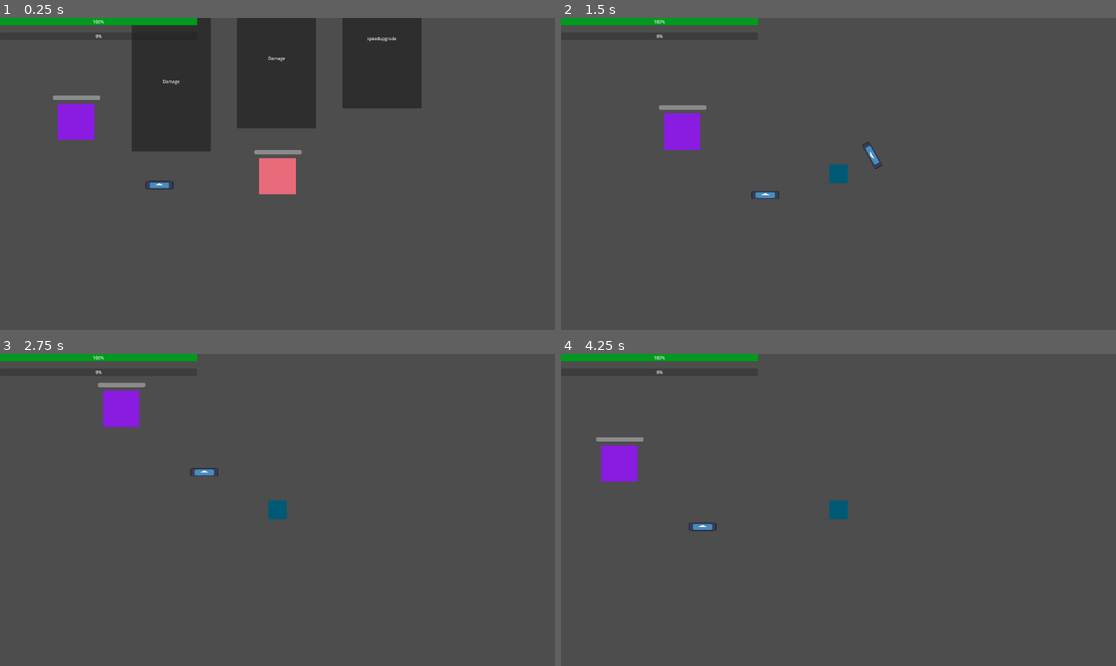
Above: before the commit, frames 1-4 (two rows, left to right).
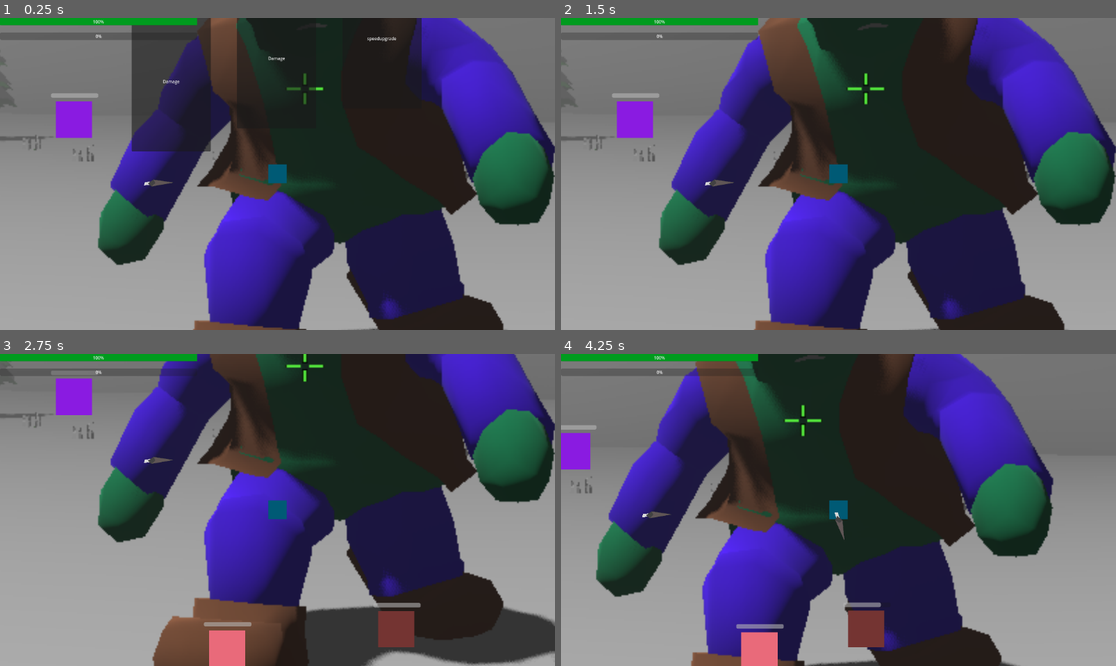
Above: after the commit, the same moments.

Repository: lostlp09/Survival-game
Game: Godot game, scene res://node_2d.tscn
The game is run twice, just before and just after one commit, with the same random seed, the same clock (stepped at 60 frames per second) and the same inputs. The engine's default icon, where the game draws it, is replaced by a stand-in: a white triangle on a blue panel in a dark square.
Inputs:
- Up to frame 1 (0.25 s): no input
- Up to frame 2 (1.5 s): tap Enter at 0.5 s; hold D (right) 0.53-1.25 s; tap Alt at 0.6 s; click "Damage" at 1.25 s
- Up to frame 3 (2.75 s): hold S (backwards) from 2.03 s (still down); tap Shift at 2.1 s
- Up to frame 4 (4.25 s): release S (backwards) at 2.78 s; hold D (right) 2.78-3.53 s; tap Alt at 2.85 s; hold W (forward) from 3.53 s (still down); tap Shift at 3.6 s

The runs differ from the first frame. In frame 1, 85% of the frame differs, in the area x 0-100%, y 0-100%; in frame 2, 98%; in frame 3, 98%; in frame 4, 98%.

Commit message:
bullet  change
added  bullet textures

Diff:
--- a/survival/bulletscript.gd
+++ b/survival/bulletscript.gd
@@ -2,20 +2,24 @@
 @export var  Enemy =  0
 @export var Damage = 20
 @onready var player
-
+var enemyfound = false
 var Xp = preload("res://xp.tscn")
-
+var time = 0
 func _ready() -> void:
 	player = self.get_parent().get_node("Player")
 # Called every frame. 'delta' is the elapsed time since the previous frame.
 func _process(delta: float) -> void:
-
+	time += delta
+	if time >= 0.5 and Enemy == null:
+		self.queue_free()
 	if Enemy != null:
+		time = 0
+		enemyfound = true
 		var direction = (Enemy.position - self.position).normalized()
 		self.position += direction * 5
 		self.look_at(Enemy.position)
-
-
+	elif enemyfound == true and $Area2D.has_overlapping_bodies() == false and Enemy == null:
+		self.queue_free()
 
 func _on_area_2d_body_entered(body: Node2D) -> void:
 	if body == Enemy:
--- a/survival/infwave.gd
+++ b/survival/infwave.gd
@@ -10,8 +10,9 @@
 	while alive == true:
 		allspawned = false
 		for i in range(0,(anzahl +1) *2):
+
 			var clone= $Storage/Enemy1.duplicate()
-			clone.position = Vector2(0,8)
+			clone.position = Vector2(randi_range(-1100,1300),randi_range(-1500,950))
 			Enemys.append(clone)
 			clone.process_mode = Node.PROCESS_MODE_INHERIT
 			self.add_child(clone)
--- a/survival/node_2d.tscn
+++ b/survival/node_2d.tscn
@@ -1,13 +1,14 @@
-[gd_scene load_steps=17 format=3 uid="uid://bu75n8ukwfj17"]
+[gd_scene load_steps=19 format=3 uid="uid://bu75n8ukwfj17"]
 
 [ext_resource type="Script" uid="uid://1sv668pfpmri" path="res://character_body_2d.gd" id="1_0e48y"]
 [ext_resource type="Script" uid="uid://pcgacjneyw44" path="res://infwave.gd" id="1_q6r6c"]
-[ext_resource type="Texture2D" uid="uid://bsh6xovnipca3" path="res://icon.svg" id="2_epypp"]
+[ext_resource type="Texture2D" uid="uid://brhj1ap53ax8d" path="res://Ohne Namen(2)/katana.png" id="3_4d7sh"]
 [ext_resource type="Script" uid="uid://bcs747gd3l2bs" path="res://enemy_1.gd" id="3_epypp"]
 [ext_resource type="Script" uid="uid://cbb6xs3rgkp6n" path="res://bulletscript.gd" id="4_0hol4"]
 [ext_resource type="Script" uid="uid://gje2f0jr1bg2" path="res://panel.gd" id="5_rj586"]
 [ext_resource type="Script" uid="uid://xje0cw3auf2p" path="res://progressbar.gd" id="6_kdubu"]
 [ext_resource type="Script" uid="uid://c1n4xknwtik4w" path="res://health.gd" id="7_d21ai"]
+[ext_resource type="Texture2D" uid="uid://bhvxcpd0af7fc" path="res://Ohne Namen(2)/Screenshot 2025-11-30 204951.png" id="9_4d7sh"]
 
 [sub_resource type="RectangleShape2D" id="RectangleShape2D_kdubu"]
 size = Vector2(128, 132.267)
@@ -33,6 +34,9 @@
 [sub_resource type="StyleBoxFlat" id="StyleBoxFlat_d21ai"]
 bg_color = Color(1.15514e-06, 0.351911, 0.458905, 1)
 
+[sub_resource type="RectangleShape2D" id="RectangleShape2D_4d7sh"]
+size = Vector2(2928.5, 39)
+
 [node name="Node2D" type="Node2D"]
 script = ExtResource("1_q6r6c")
 
@@ -42,7 +46,6 @@
 process_mode = 4
 position = Vector2(-423, 40)
 scale = Vector2(0.78125, 0.234375)
-texture = ExtResource("2_epypp")
 script = ExtResource("4_0hol4")
 
 [node name="Area2D" type="Area2D" parent="Storage/bullet"]
@@ -51,9 +54,16 @@
 position = Vector2(0, 2.13335)
 shape = SubResource("RectangleShape2D_kdubu")
 
+[node name="Katana" type="Sprite2D" parent="Storage/bullet"]
+position = Vector2(3.83998, -17.0667)
+rotation = 1.75231
+scale = Vector2(0.438953, 0.161516)
+skew = 0.556204
+texture = ExtResource("3_4d7sh")
+
 [node name="Enemy1" type="CharacterBody2D" parent="Storage"]
 process_mode = 4
-position = Vector2(-721, -187)
+position = Vector2(-727, -187)
 collision_layer = 3
 collision_mask = 3
 script = ExtResource("3_epypp")
@@ -87,6 +97,7 @@
 script = ExtResource("5_rj586")
 
 [node name="Player" type="CharacterBody2D" parent="."]
+position = Vector2(1, 8)
 collision_layer = 9
 collision_mask = 9
 script = ExtResource("1_0e48y")
@@ -141,4 +152,30 @@
 offset_bottom = 32.0
 theme_override_styles/panel = SubResource("StyleBoxFlat_d21ai")
 
+[node name="StaticBody2D" type="StaticBody2D" parent="."]
+
+[node name="CollisionShape2D" type="CollisionShape2D" parent="StaticBody2D"]
+position = Vector2(94, 1102)
+shape = SubResource("RectangleShape2D_4d7sh")
+
+[node name="CollisionShape2D2" type="CollisionShape2D" parent="StaticBody2D"]
+position = Vector2(94, -1637)
+shape = SubResource("RectangleShape2D_4d7sh")
+
+[node name="CollisionShape2D3" type="CollisionShape2D" parent="StaticBody2D"]
+position = Vector2(1434.5, -254.25)
+rotation = 1.5708
+shape = SubResource("RectangleShape2D_4d7sh")
+
+[node name="CollisionShape2D4" type="CollisionShape2D" parent="StaticBody2D"]
+position = Vector2(-1251, -260)
+rotation = 1.5708
+shape = SubResource("RectangleShape2D_4d7sh")
+
+[node name="Screenshot2025-11-30204951" type="Sprite2D" parent="."]
+z_index = -80
+position = Vector2(179, -177)
+scale = Vector2(5, 5)
+texture = ExtResource("9_4d7sh")
+
 [connection signal="body_entered" from="Storage/bullet/Area2D" to="Storage/bullet" method="_on_area_2d_body_entered"]
--- a/survival/progressbar.gd
+++ b/survival/progressbar.gd
@@ -53,7 +53,7 @@
 
 	button.pressed.connect(func remove():
 
-		Player.cooldown -= 0.05
+		Player.cooldown -= 0.5
 		get_tree().paused = false
 		$"../Node2D".visible = false
 		for i in $"../Node2D".get_children():
Binary file added: survival/Ohne Namen(2)/Screenshot 2025-11-30 204951.png
Not shown, added: survival/Ohne Namen(2)/Screenshot 2025-11-30 204951.png.import
Binary file added: survival/Ohne Namen(2)/katana.png
Not shown, added: survival/Ohne Namen(2)/katana.png.import
